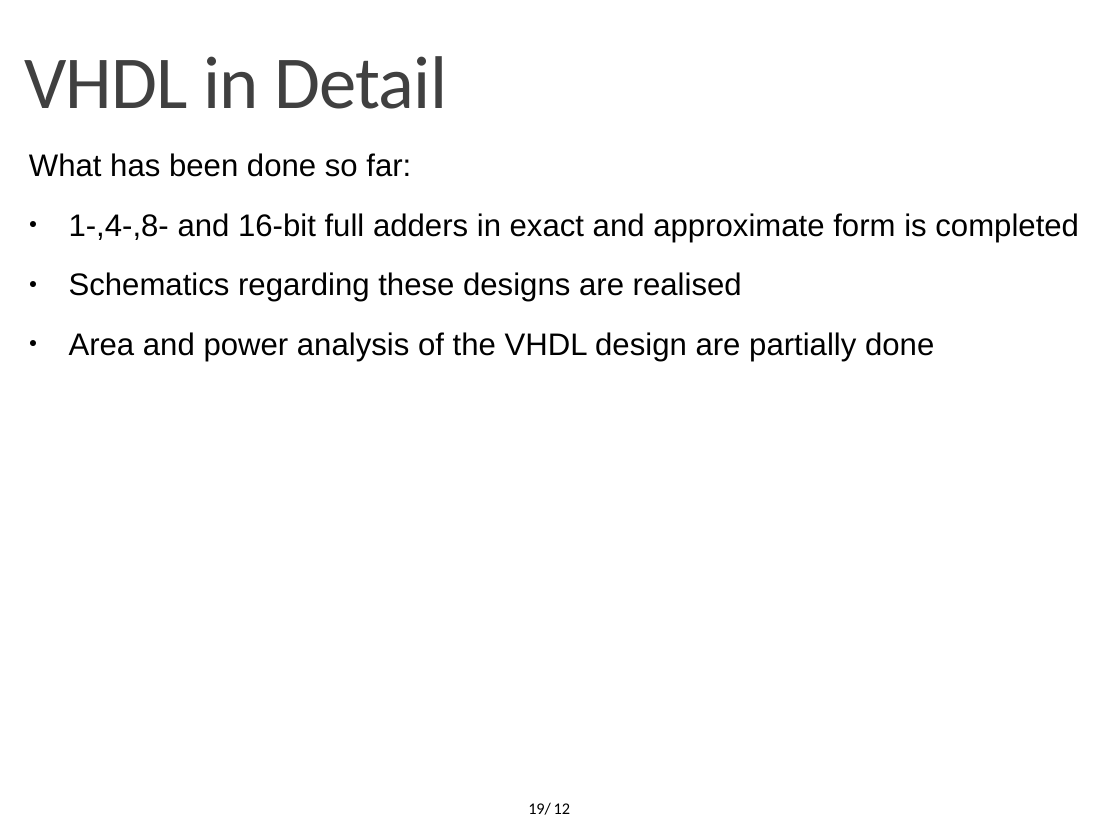
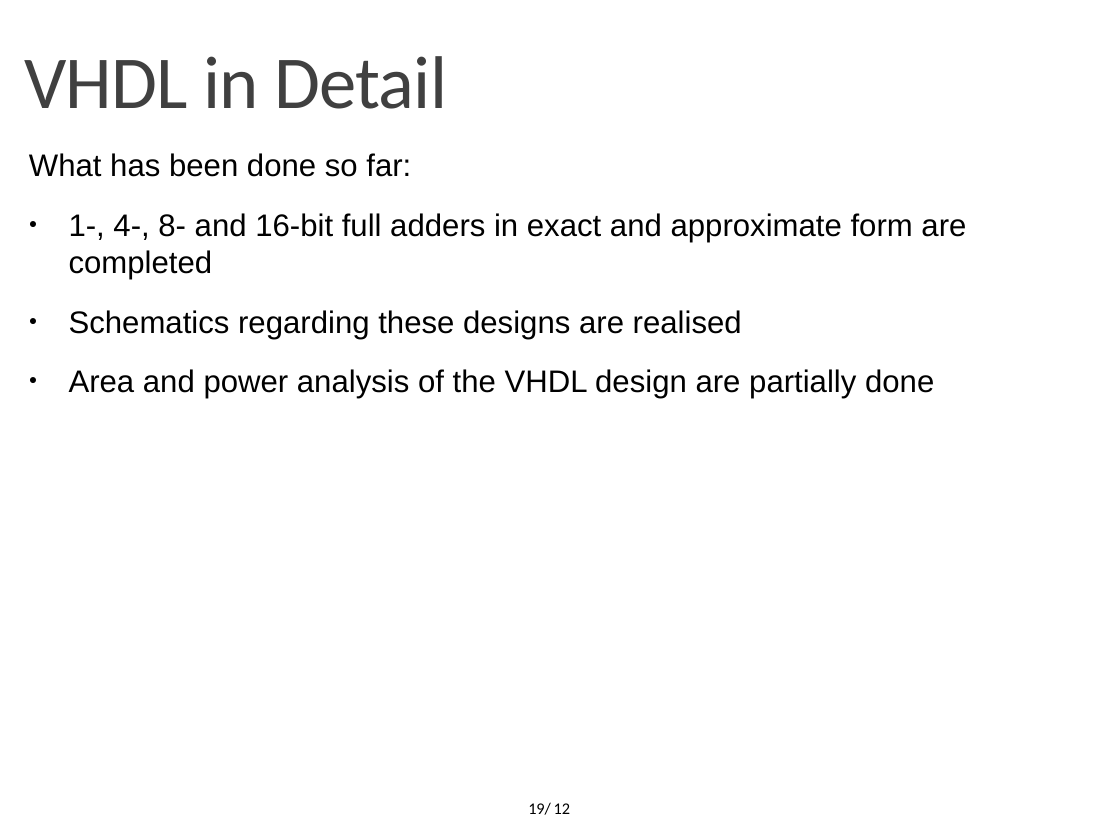
Before and after one commit to OrionLightning/Approximate-Circuit, a slide deck: slide 19 of Presentation Slides/Second Midterm (11-01-2022)/Midterm 11-01-2022.pptx. Drawn at 1120x840 pixels with LibreOffice and Linux fonts; fonts in the diff are those of the drawing; background and template pictures are left out. Boxes give left, top, right and bottom in pixels: in the first picture for what was removed or moved away, otherwise in the second. Text is boxed around its words. In the diff, an @@ line names an element or a change of style, - is before the commit and + after.

```diff
--- a/Presentation Slides/Second Midterm (11-01-2022)/Midterm 11-01-2022.pptx
+++ b/Presentation Slides/Second Midterm (11-01-2022)/Midterm 11-01-2022.pptx
@@ text at [69,213,966,279]: text changed @@
-● 1-,4-,8- and 16-bit full adders in exact and approximate form is completed
+● 1-, 4-, 8- and 16-bit full adders in exact and approximate form are completed
```
Also in this commit, not shown: 3 other slides changed, 4 slides added, 1 slide removed.
